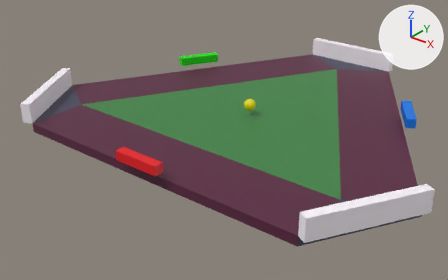
An edit to the Blender file graphics/pong3p.blend, drawn before and after from the same camera.
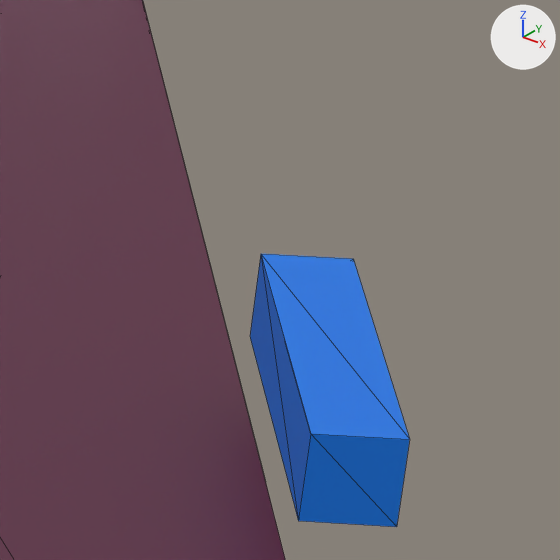
The first picture shows the older version from a 50 mm camera at (11.09, -15.21, 8.33) aimed at (-0.76, -0.4, -0.85). The close-ups show both versions on the part from 84% to 96% of the width and 27% to 47% of the height of that picture; other places that the commit changed are outside them. Lighting does not change. The marker at upper right points along +X, +Y and +Z. The close-ups show mesh edges as thin lines.

The scene before the commit, as lines of its bpy script (objects in view):
```python
me_court3 = bpy.data.meshes.new('court3')
me_court3.from_pydata(...)  # 54 vertices, 26 faces, 3 loose edges; spans x -6.73..6.73, y -4.89..6.77, z -0.15..0.15
# faces by material slot: [16, 1, 9]
me_court3.materials.append(mat_court2_001)  # dark red #5a223f
me_court3.materials.append(mat_court3)  # green #3f8445
me_court3.materials.append(mat_court1_001)  # dark blue #45445a
me_cube_004 = bpy.data.meshes.new('Cube.004')
me_cube_004.from_pydata(...)  # 25 vertices, 12 faces; spans x -0.78..1.22, y -1.52..0.48, z -1.0..1.0
me_cube_004.materials.append(mat_paddle2_001)  # blue #0077e7
# before: 1 (1.22, 0.48, 1.0) at pixel (260, 253), 13 (-0.78, 0.48, 1.0) at pixel (310, 433), 19 (-0.78, -1.52, 1.0) at pixel (409, 439), 24 (0.22, 0.48, 1.0) at pixel (284, 340)
ob_court = bpy.data.objects.new('court', me_court3)
ob_court.location = (0.0, 0.0, 0.0)
ob_paddle2 = bpy.data.objects.new('paddle2', me_cube_004)
ob_paddle2.location = (4.376, 2.338, 0.5)
ob_paddle2.rotation_euler = (0.0, 0.0, 2.094)  # degrees (0, 0, 120)
ob_paddle2.scale = (0.75, 0.15, 0.15)
```
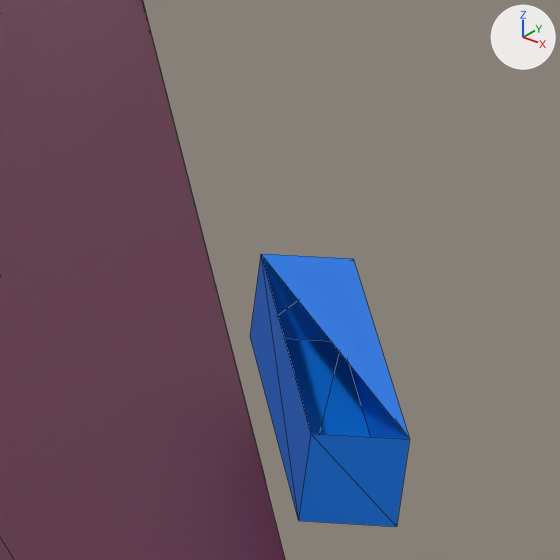
Boxes (x1, y1, x2, y2) around the edits, measured in the close-ups (560 x 560 px; the box of a moved part takes in the faces that stretch with it):
part 1 of me_cube_004, moved or reshaped (not visible afterwards)
    before: (261, 254, 409, 439)

The edits, one by one:
me_cube_004 has 25 vertices, 12 faces and spans x -0.78..1.22, y -1.52..0.48, z -1.0..1.0.
me_cube_004 is used by ob_paddle2; location (4.376, 2.338, 0.5); rotation (0.0, 0.0, 2.094), in degrees (0, 0, 120); scale (0.75, 0.15, 0.15).
Verts and faces of me_cube_004; kept vertices keep their numbers, new ones are numbered from 25.
Part 1, on me_cube_004:
Vertices deleted: 24 (with the faces that use them).
New loose edges: (13, 19).
